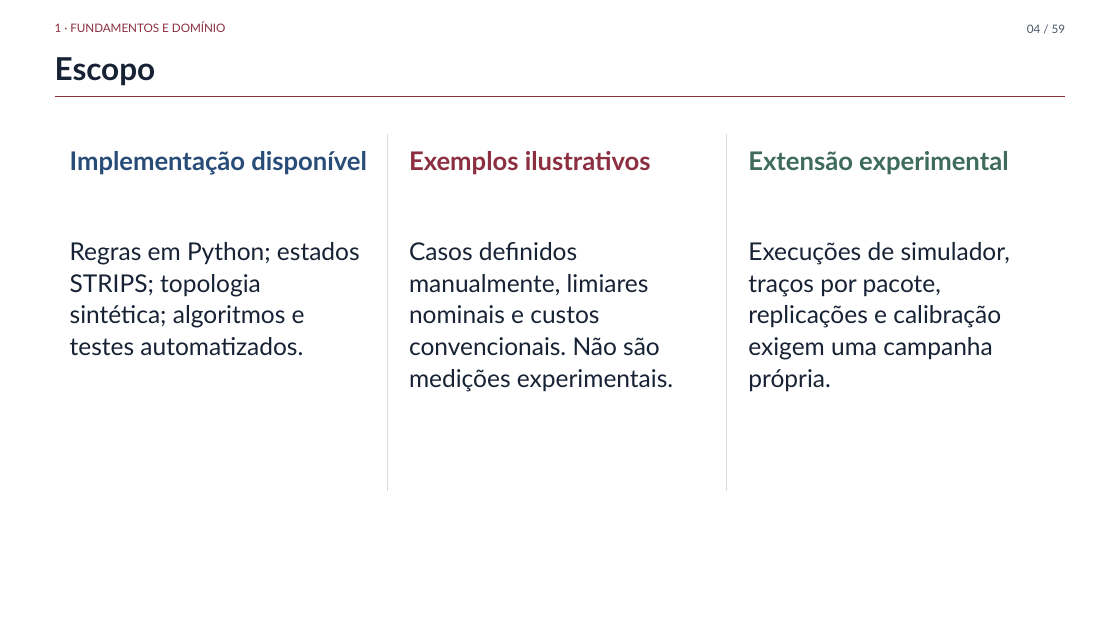
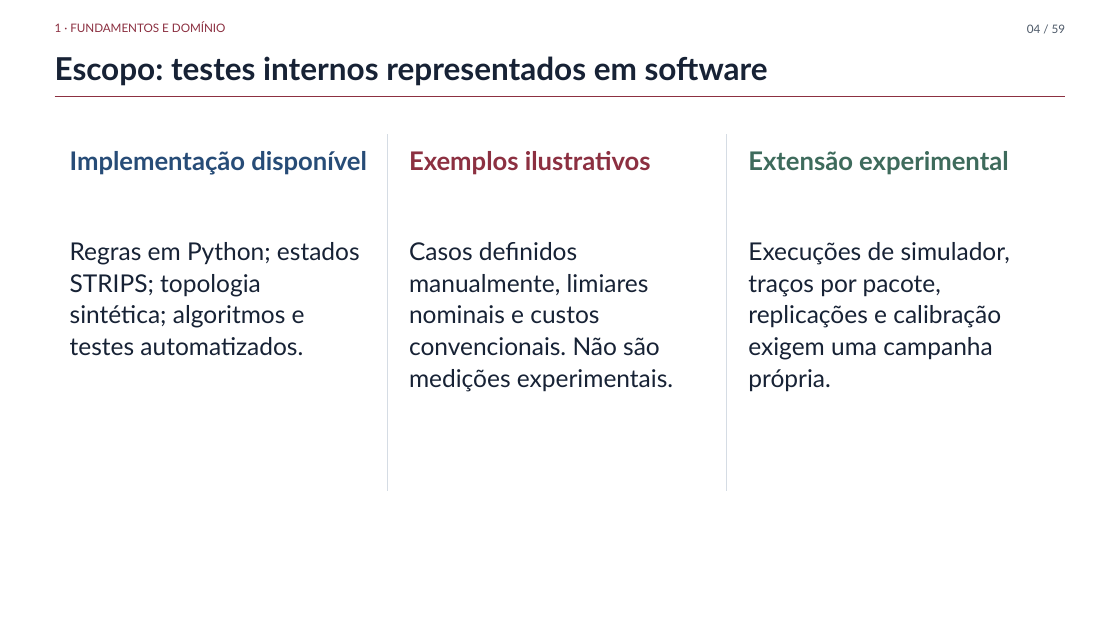
Before and after one commit to fsd-dantas/ai4systems, a slide deck: slide 4 of docs/presentation/mini-systems-presentation.pptx. Drawn at 1120x630 pixels with LibreOffice and Linux fonts; fonts in the diff are those of the drawing; background and template pictures are left out. Boxes give left, top, right and bottom in pixels: in the first picture for what was removed or moved away, otherwise in the second. Text is boxed around its words. In the diff, an @@ line names an element or a change of style, - is before the commit and + after.

```diff
--- a/docs/presentation/mini-systems-presentation.pptx
+++ b/docs/presentation/mini-systems-presentation.pptx
@@ text at (55, 56, 768, 86): text changed @@
-Escopo
+Escopo: testes internos representados em software
```
Also in this commit, not shown: 5 other slides changed, 1 other file.
